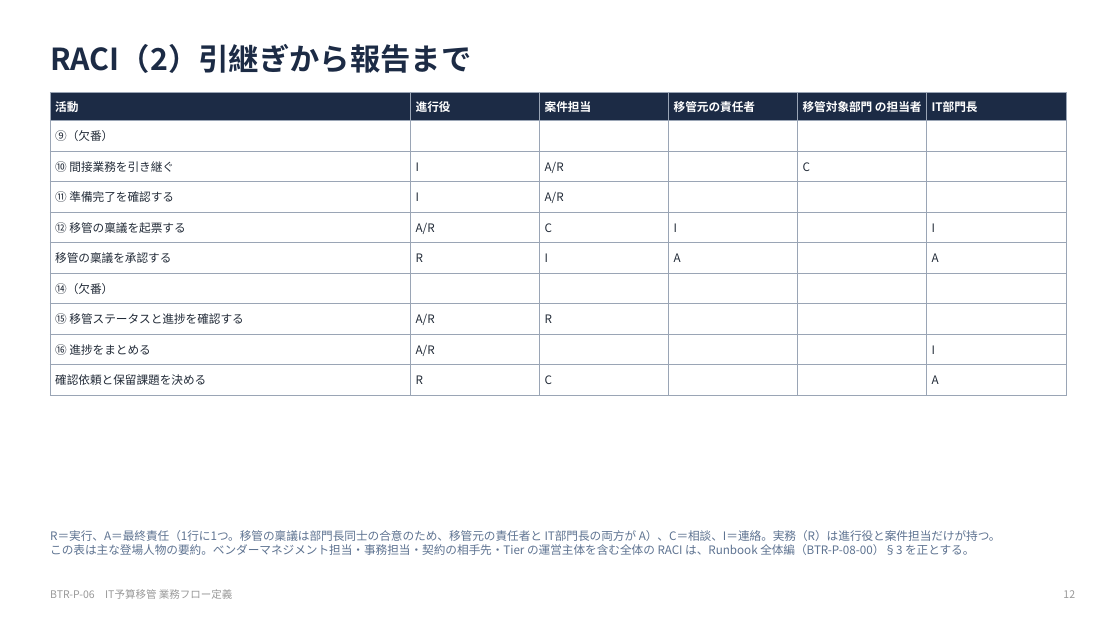
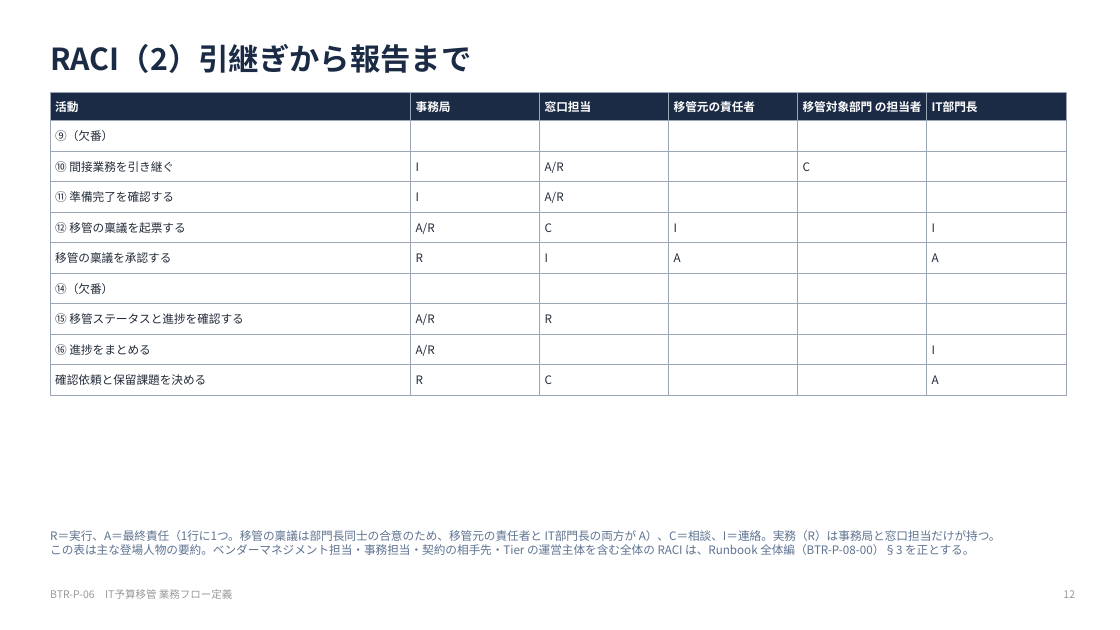
Before and after one commit to hiroyasu-komaki/temp, a slide deck: slide 12 of budget-transfer/process/06-process-definition.pptx. Drawn at 1120x630 pixels with LibreOffice and Linux fonts; fonts in the diff are those of the drawing. Boxes give left, top, right and bottom in pixels: in the first picture for what was removed or moved away, otherwise in the second. Text is boxed around its words. In the diff, an @@ line names an element or a change of style, - is before the commit and + after.

```diff
--- a/budget-transfer/process/06-process-definition.pptx
+++ b/budget-transfer/process/06-process-definition.pptx
@@ table at bbox=[50, 92, 1069, 398] @@
-row 1, column 2: 進行役
+row 1, column 2: 事務局
-row 1, column 3: 案件担当
+row 1, column 3: 窓口担当
@@ text at bbox=[50, 530, 1001, 541]: text changed @@
-R＝実行、A＝最終責任（1行に1つ。移管の稟議は部門長同士の合意のため、移管元の責任者と IT部門長の両方が A）、C＝相談、I＝連絡。実務（R）は進行役と案件担当だけが持つ。
+R＝実行、A＝最終責任（1行に1つ。移管の稟議は部門長同士の合意のため、移管元の責任者と IT部門長の両方が A）、C＝相談、I＝連絡。実務（R）は事務局と窓口担当だけが持つ。
```
Also in this commit, not shown: 13 other slides changed, 19 other files.
